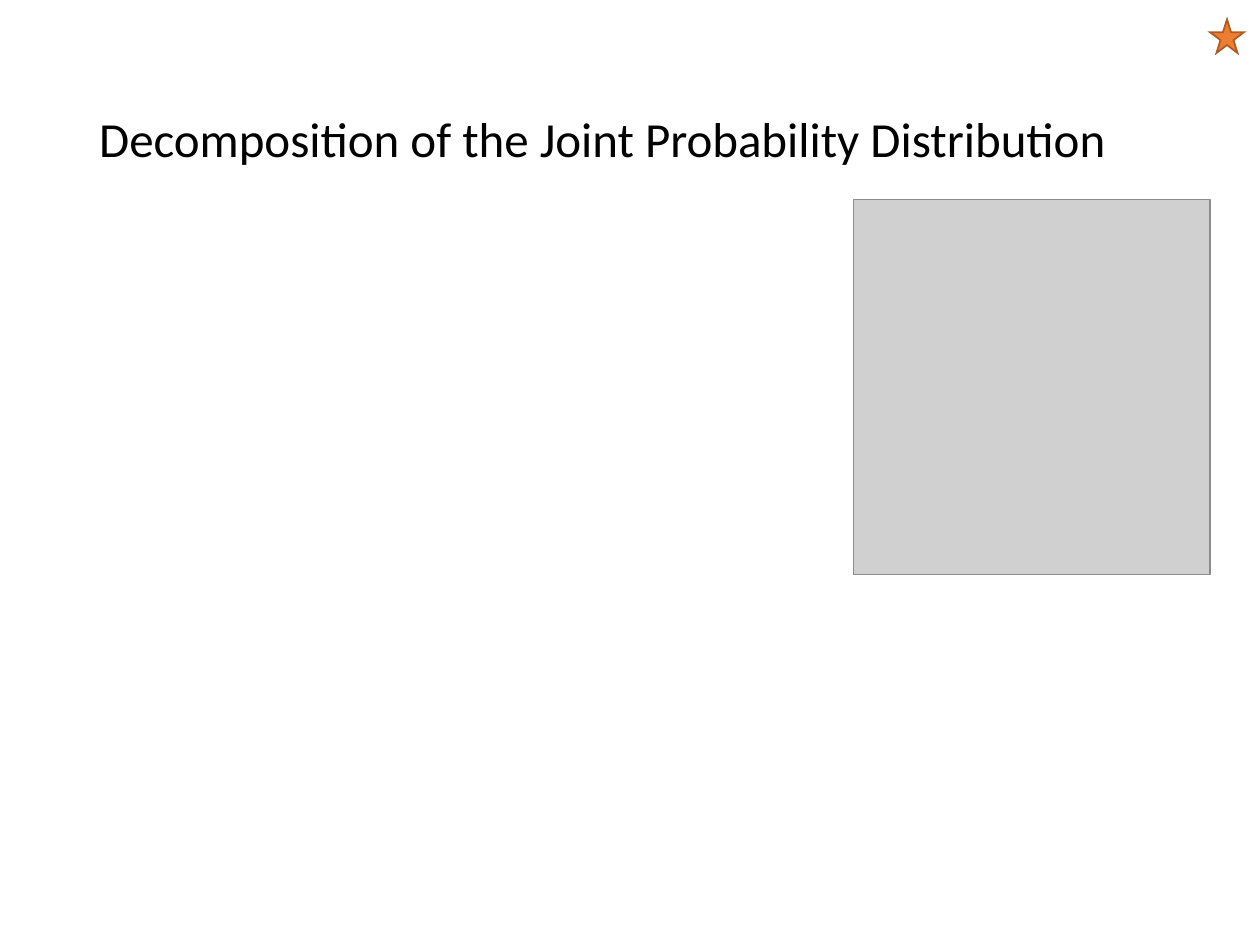
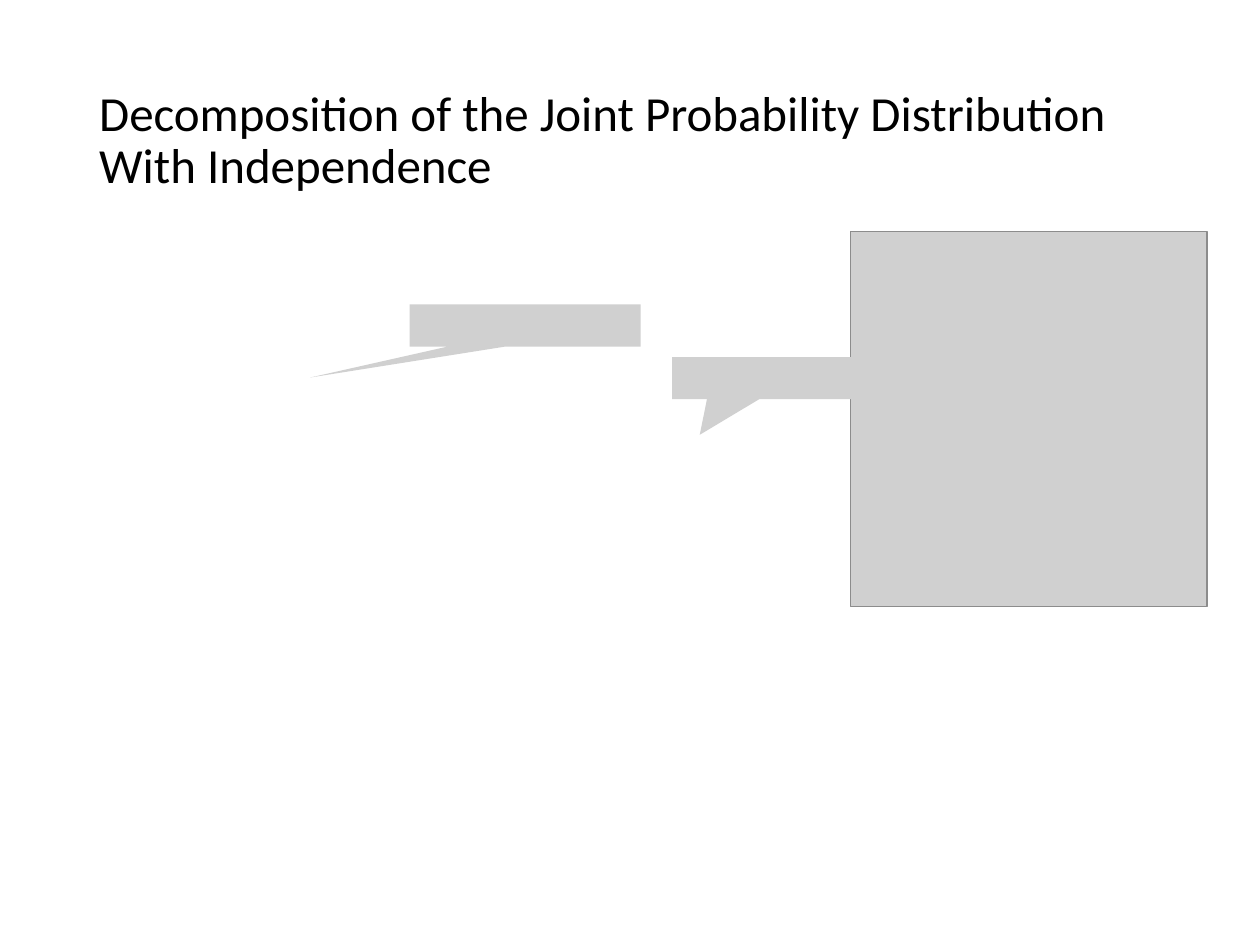
Before and after one commit to mhahsler/CS7320-AI, a slide deck: slide 12 of slides/12_uncertainty.pptx (slide 26 before the commit). Drawn at 1260x945 pixels with LibreOffice and Linux fonts; fonts in the diff are those of the drawing; grey boxes stand for pictures. Boxes give left, top, right and bottom in pixels: in the first picture for what was removed or moved away, otherwise in the second. Text is boxed around its words. In the diff, an @@ line names an element or a change of style, - is before the commit and + after.

```diff
--- a/slides/12_uncertainty.pptx
+++ b/slides/12_uncertainty.pptx
@@ star removed at (1210,19,1244,53) @@
@@ title at (99,97,1105,191): text changed @@
-Decomposition of the Joint Probability Distribution
+Decomposition of the Joint Probability Distribution With Independence
@@ picture: place and size @@
-picture at (853,199,1210,575)
+picture at (850,232,1207,607)
@@ picture added at (410,305,640,346) @@
@@ picture added at (672,357,882,398) @@
```
Also in this commit, not shown: 26 other slides changed, 1 slide added, 3 slides removed, 8 other files.
